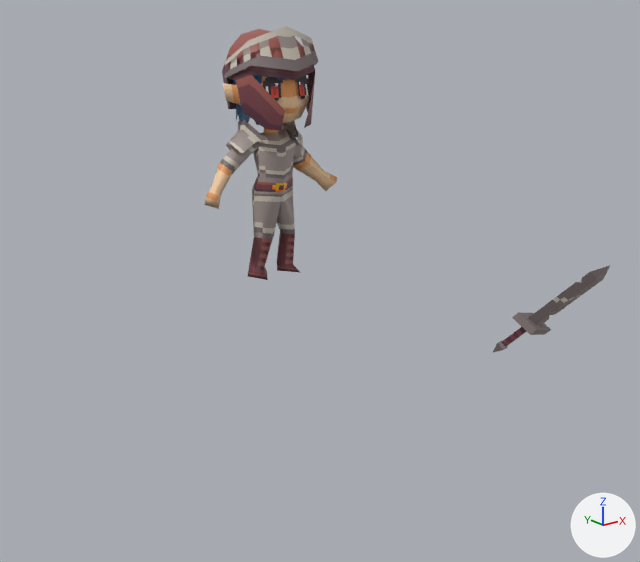
The glTF model public/glb/npc-warrior.glb, before and after one commit.
The view is the same before and after, from a 50 mm lens placed at (-2.25, -3.2, 1.17), pointed at (-0.03, -0.43, 0.06). Every picture has the same lights, and +X, +Y and +Z are marked at lower right. The older version comes first. Where no turn or scale is listed for an object, it has been applied to the vertices.

The first picture shows 'Body.002', 'Weapon.002'.
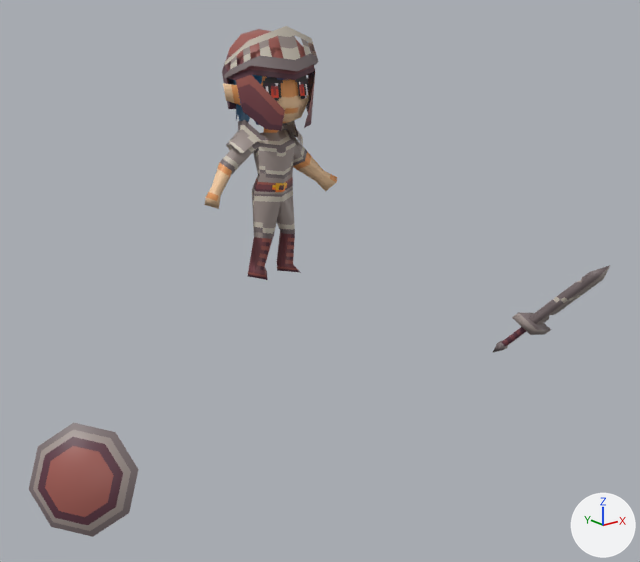
Commit message: Update NPC models

What differs and where, as boxes (x1, y1, x2, y2) in the pictures (640 x 562 px):
'Item.001', added: after (29, 423, 139, 537)

What the commit changed:
Mesh me_sphere is new.
It has 17 vertices, 24 faces and spans x -0.14..0.163, y -0.132..0.156, z -0.19..0.177.
It uses material mat_textures_001.
Object 'Item.001' (ob_item_001) is new; it shows me_sphere.
Its location is (-1.185, -0.537, -0.417).
